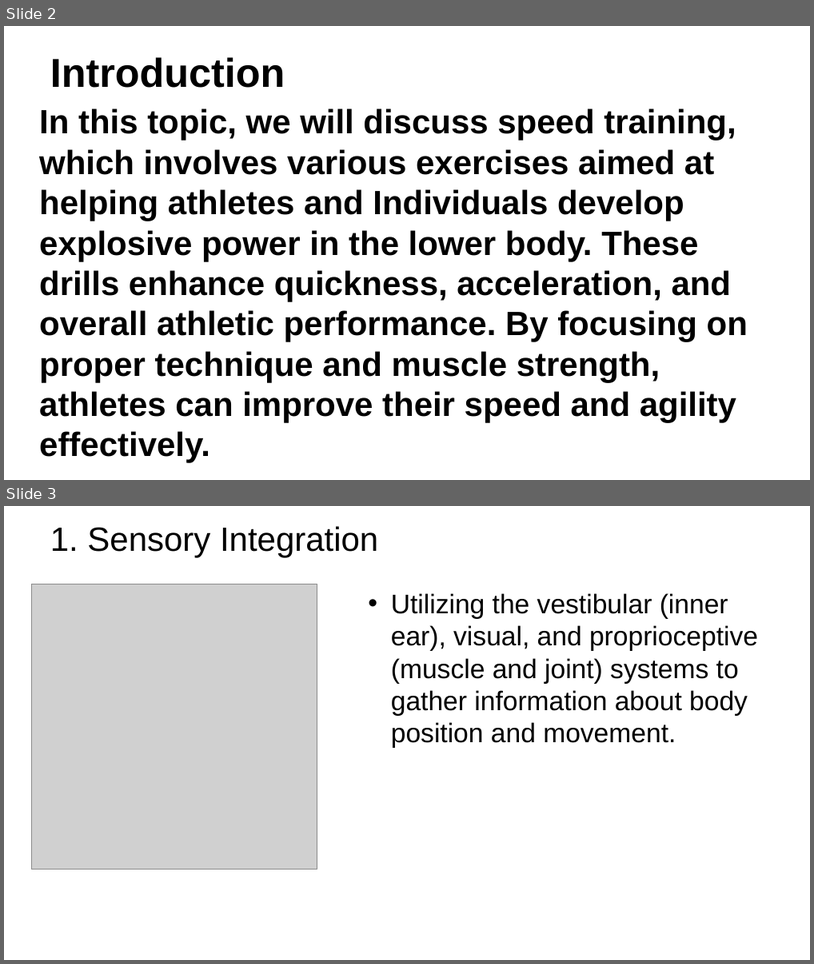
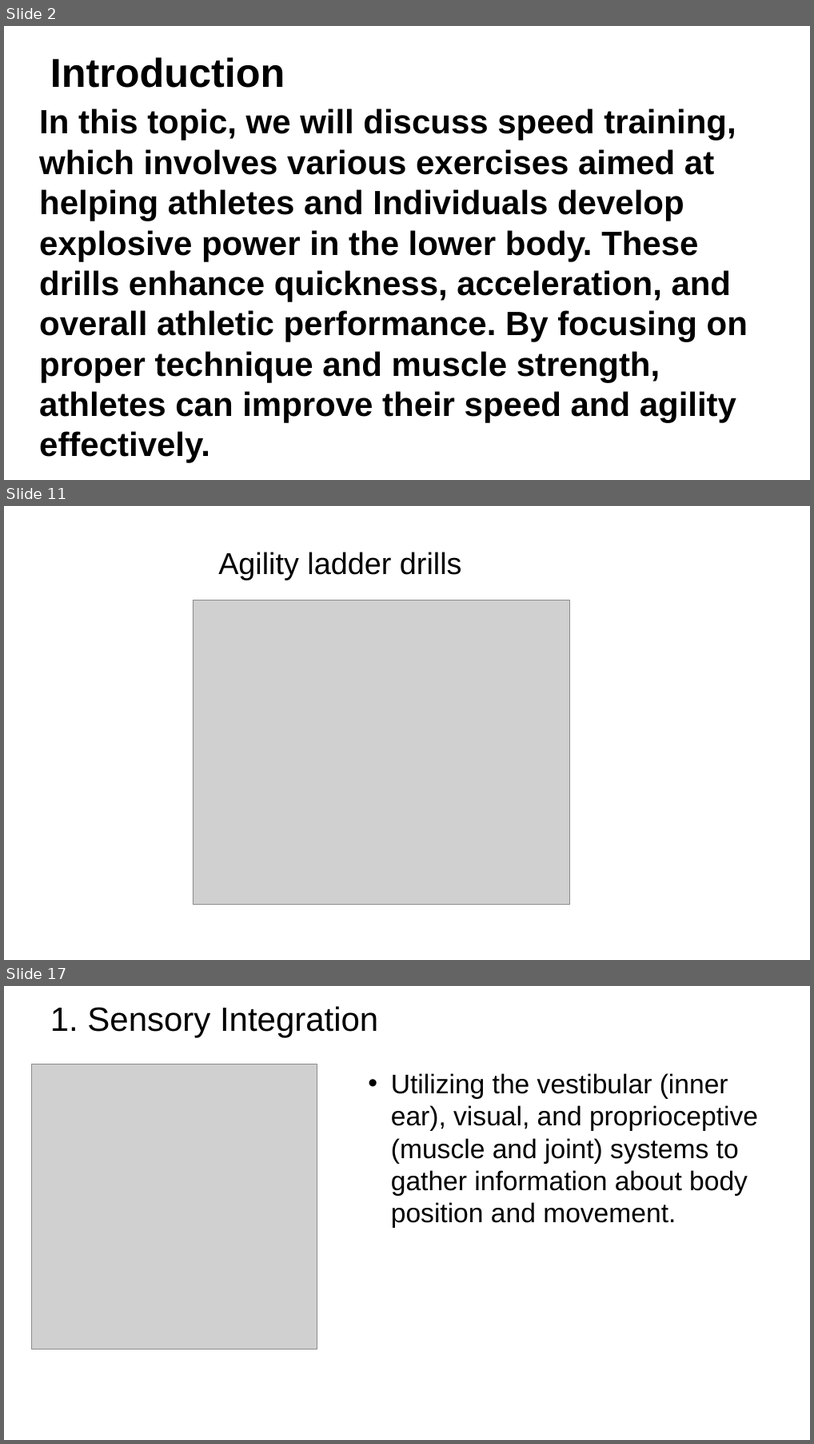
Before and after one commit to troy600/DSA, a slide deck: speedandtraining.pptx. Shown one above the other, each under a label of ours: slides 2 and 3 before the commit, slides 2, 11 and 17 after it; the slides between them are not shown. The pictures are 814x964 and 814x1444 pixels, drawn with LibreOffice and Linux fonts; fonts in the diff are those of the drawing; grey boxes stand for pictures; background and template pictures are left out. Boxes give left, top, right and bottom in pixels: in the first picture for what was removed or moved away, otherwise in the second. Text is boxed around its words. In the diff, an @@ line names an element or a change of style, - is before the commit and + after.

```diff
--- a/speedandtraining.pptx
+++ b/speedandtraining.pptx
@@ slide 11 added at [4,506,810,960], background picture (left out) @@
@@ title added at [218,552,462,580], 36 pt, text #000000 @@
+Agility ladder drills
@@ picture added at [193,600,570,904] @@
@@ what was slide 3 is now slide 17 @@
```
Also in this commit, not shown: 13 other slides added.
